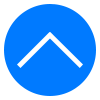
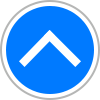
Comparing the layer stacks of the two (100, 100) images. Changes:
removed layer "Form 6" over [17, 32, 53, 68]
removed layer "Form 7" over [47, 32, 83, 68]
added layer "Form 8 Kopie" above "Form 8" over [19, 30, 55, 67]
added layer "Form 8" above "Ellipse 1 Kopie" over [44, 30, 81, 67]
added layer "Ellipse 1 Kopie" above "Ellipse 1" over [0, 0, 100, 100]
painted on "Ellipse 1" over [4, 4, 96, 96]
